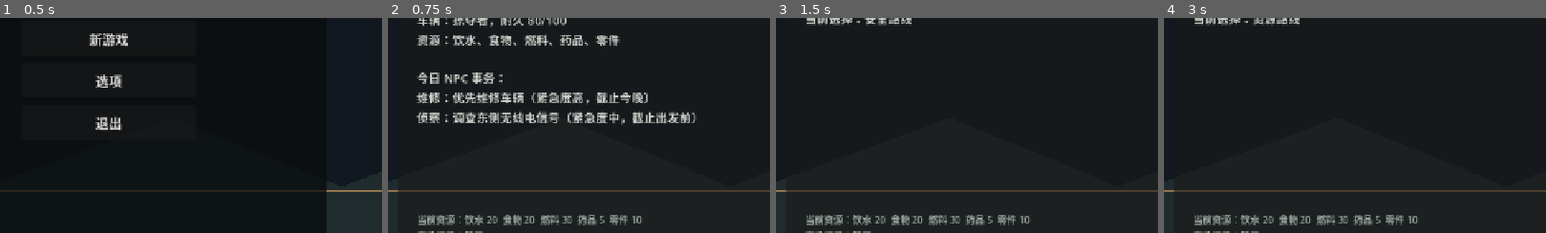
Above: before the commit, frames 1-4 (left to right).
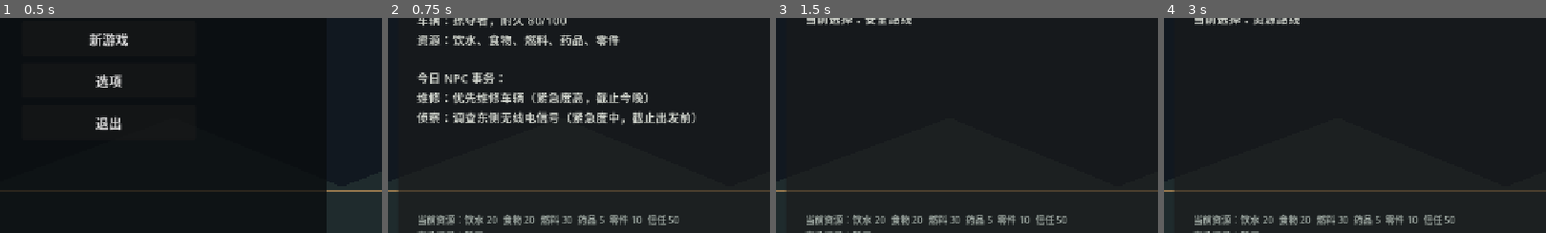
Above: after the commit, the same moments.

Repository: KaiKai306/doomsday-convoy-game
Game: Godot game, scene res://scenes/main.tscn
Same seed, same stepped clock (60 frames per second), same inputs: the game is played once before the commit and once after it.
Inputs:
- Up to frame 1 (0.5 s): no input
- Up to frame 2 (0.75 s): click "新游戏" at 0.5 s
- Up to frame 3 (1.5 s): click "确认早晨准备" at 1.25 s
- Up to frame 4 (3 s): click "安全路线（燃料 -4）" at 2 s; click "资源路线（燃料 -6）" at 2.75 s
The pictures show only the part of the screen within x 3-53%, y 30-80%; the shares and areas given below are measured in that part.

Frame 1 is identical in both runs. In frame 2, 0.2% of the frame differs, in the area x 68-77%, y 91-97%; in frame 3, 0.2%; in frame 4, 0.2%.

Commit message:
feat: track team trust in dialogue outcomes

Diff:
--- a/data/demo_content.json
+++ b/data/demo_content.json
@@ -6,6 +6,7 @@
     "medicine": 5,
     "parts": 10
   },
+  "initial_trust": 50,
   "members": [
     {"name": "队长", "job": "路线与决策"},
     {"name": "维修", "job": "车辆维护"},
--- a/src/core/day_loop.gd
+++ b/src/core/day_loop.gd
@@ -14,7 +14,7 @@
 	content = demo_content
 
 func start_new_game() -> void:
-	state.reset(content.initial_resources())
+	state.reset(content.initial_resources(), content.initial_trust())
 	route_choice = "安全路线"
 	event_log.clear()
 	daily_transactions = content.morning_transactions()
@@ -48,6 +48,7 @@
 
 func resolve_dialogue(result: String, parts_cost: int, trust_change: int) -> void:
 	_consume_resource("parts", parts_cost)
+	state.adjust_trust(trust_change)
 	_add_event("对话结果：%s，信任 %+d" % [result, trust_change])
 	state.set_phase(GameState.Phase.CAMP_ACTION)
 
@@ -62,9 +63,9 @@
 	return content.route_fuel_cost(route_choice)
 
 func resources_text() -> String:
-	return "饮水 %d  食物 %d  燃料 %d  药品 %d  零件 %d" % [
+	return "饮水 %d  食物 %d  燃料 %d  药品 %d  零件 %d  信任 %d" % [
 		state.resources["water"], state.resources["food"], state.resources["fuel"],
-		state.resources["medicine"], state.resources["parts"]
+		state.resources["medicine"], state.resources["parts"], state.team_trust
 	]
 
 func event_log_text() -> String:
--- a/src/core/demo_content.gd
+++ b/src/core/demo_content.gd
@@ -18,6 +18,9 @@
 
 func initial_resources() -> Dictionary:
 	return data.get("initial_resources", {}).duplicate()
+
+func initial_trust() -> int:
+	return int(data.get("initial_trust", 50))
 
 func members() -> Array:
 	return data.get("members", []).duplicate(true)
--- a/src/core/game_state.gd
+++ b/src/core/game_state.gd
@@ -27,11 +27,16 @@
 var day: int = 1
 var phase: Phase = Phase.MORNING
 var resources: Dictionary = DEFAULT_RESOURCES.duplicate()
+var team_trust: int = 50
 
-func reset(initial_resources: Dictionary = DEFAULT_RESOURCES) -> void:
+func reset(initial_resources: Dictionary = DEFAULT_RESOURCES, initial_trust: int = 50) -> void:
 	day = 1
 	phase = Phase.MORNING
 	resources = initial_resources.duplicate()
+	team_trust = clampi(initial_trust, 0, 100)
+
+func adjust_trust(amount: int) -> void:
+	team_trust = clampi(team_trust + amount, 0, 100)
 
 func set_phase(next_phase: Phase) -> void:
 	if phase == next_phase:
--- a/tests/run_day_loop_test.gd
+++ b/tests/run_day_loop_test.gd
@@ -9,6 +9,7 @@
 	_check(state.day == 1, "新游戏从第 1 天开始")
 	_check(state.phase == GameState.Phase.MORNING, "新游戏从早晨阶段开始")
 	_check(state.resources["fuel"] == 30, "新游戏燃料为 30")
+	_check(state.team_trust == 50, "新游戏信任为 50")
 	_check(loop.content.members().size() == 5, "Demo 数据包含 5 名初始成员")
 	_check(loop.content.vehicle().get("name") == "掠夺者", "Demo 数据包含初始车辆")
 	_check(loop.content.route_fuel_cost("未知路线") == 5, "Demo 数据包含未知路线燃料消耗")
@@ -26,6 +27,7 @@
 	loop.resolve_dialogue("接受请求", 2, 1)
 	_check(state.phase == GameState.Phase.CAMP_ACTION, "对话后进入营地行动")
 	_check(state.resources["parts"] == 8, "对话正确消耗零件")
+	_check(state.team_trust == 51, "接受对话请求提高信任")
 
 	loop.perform_camp_action("维修车辆", 2)
 	_check(state.phase == GameState.Phase.NIGHT_SETTLEMENT, "营地行动后进入夜间结算")
Not shown, changed: .docs/开发/05_开发进度交接.md
